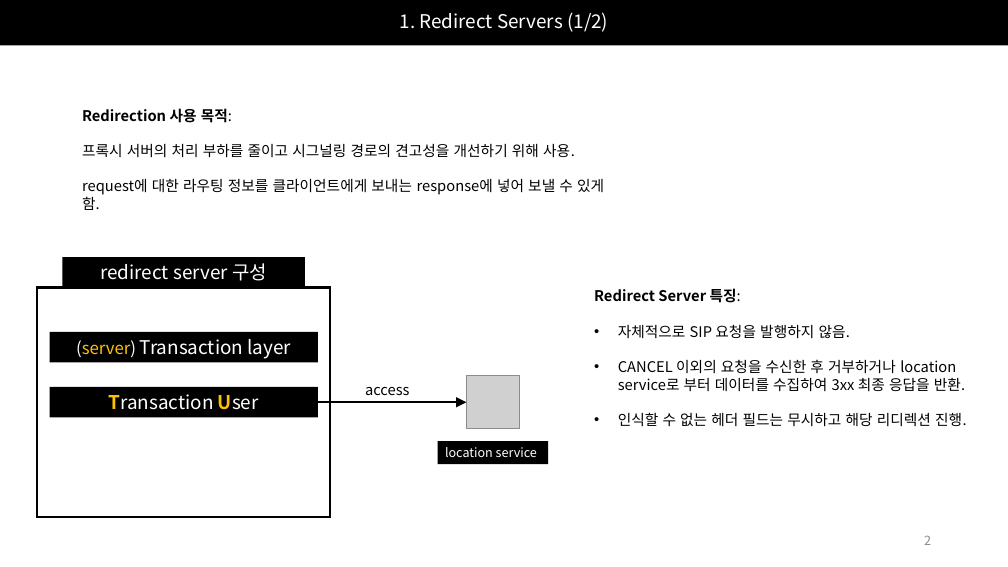
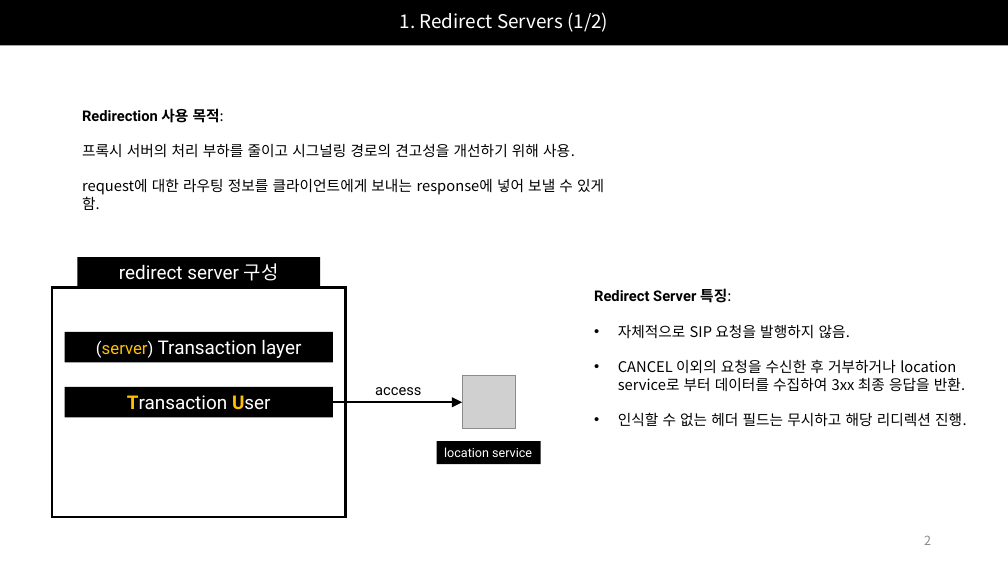
Before and after one commit to Epsilonely/SIP-Survey, a slide deck: slide 2 of 세미나 2차.pptx. Drawn at 1008x567 pixels with LibreOffice and Linux fonts; fonts in the diff are those of the drawing; grey boxes stand for pictures. Boxes give left, top, right and bottom in pixels: in the first picture for what was removed or moved away, otherwise in the second. Text is boxed around its words. In the diff, an @@ line names an element or a change of style, - is before the commit and + after.

```diff
--- a/세미나 2차.pptx
+++ b/세미나 2차.pptx
@@ text at box(82, 108, 224, 123): font Noto Sans CJK KR to Roboto in "Redirection" @@
@@ 4 rectangles: place and size @@
-4 rectangles at box(37, 257, 330, 516)
+4 rectangles at box(52, 257, 346, 516)
@@ text at box(594, 288, 731, 303): font Noto Sans CJK KR to Roboto in "Redirect Server" @@
@@ font Noto Sans CJK KR to Roboto in 5 elements at box(437, 442, 541, 464), box(77, 257, 320, 287), box(65, 332, 333, 362), box(65, 387, 333, 417), box(375, 387, 421, 395) @@
@@ text "access": place and size @@
-text "access" at box(365, 387, 410, 395)
+text "access" at box(375, 387, 421, 395)
@@ picture: place and size @@
-picture at box(467, 376, 520, 429)
+picture at box(462, 376, 515, 429)
@@ arrow moved from (318, 402) - (467, 402) to (333, 402) - (462, 402) @@
@@ rectangle "location service": place and size @@
-rectangle "location service" at box(438, 442, 548, 464)
+rectangle "location service" at box(437, 442, 541, 464)
```
Also in this commit, not shown: 3 other slides changed, 2 slides added.
